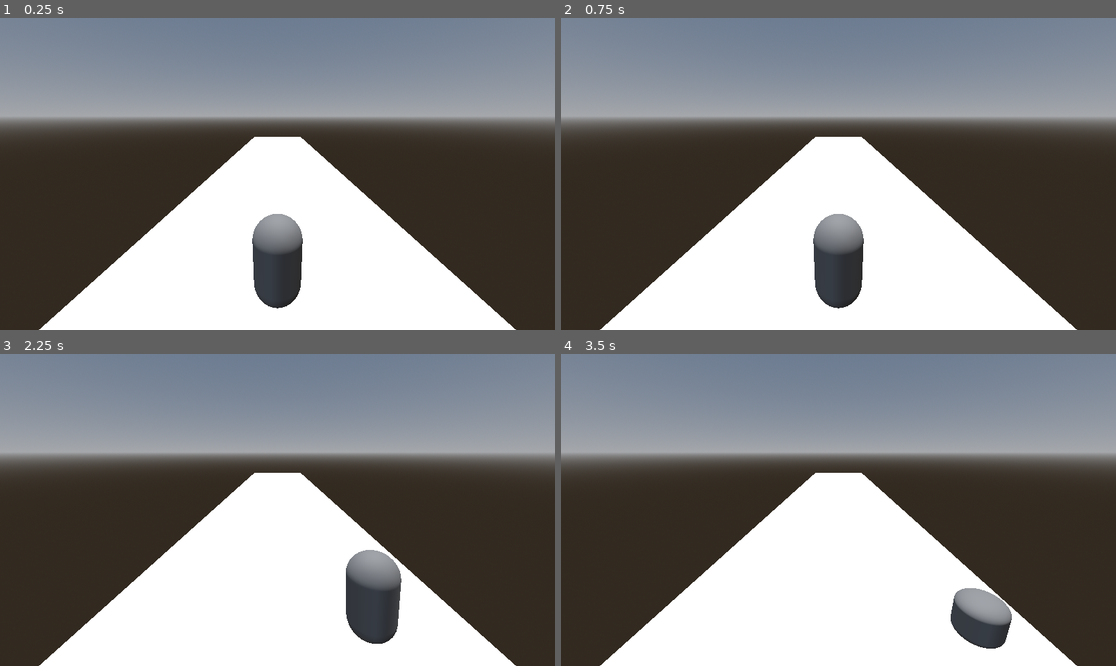
Above: before the commit, frames 1-4 (two rows, left to right).
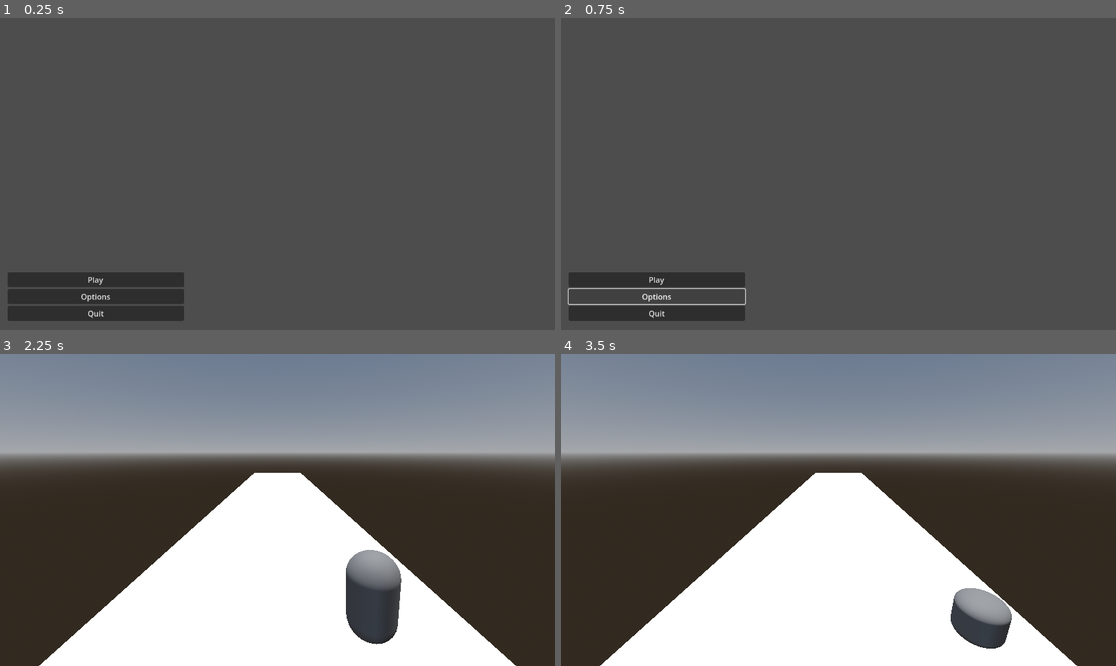
Above: after the commit, the same moments.

Repository: leoag3/projIndaGameLL
Game: Godot game, scene res://StartMenu.tscn
The game is run twice, just before and just after one commit, with the same random seed, the same clock (stepped at 60 frames per second) and the same inputs. Before the commit the project starts from res://scene.tscn.
Inputs (mouse positions are in pixels of both pictures, inside the frame that each line leads up to):
- Up to frame 1 (0.25 s): no input
- Up to frame 2 (0.75 s): click (655, 295) at 0.5 s, where only the run after the commit has a clickable "Options"
- Up to frame 3 (2.25 s): click (94, 616) at 1.25 s, where only the run after the commit has a clickable "Play"; tap Enter at 2 s; hold Right (ui_right) from 2.03 s (still down)
- Up to frame 4 (3.5 s): release Right (ui_right) at 2.78 s; hold Down (ui_down) from 2.78 s (still down)

The runs differ from the first frame. In frame 1, 95% of the frame differs, in the area x 0-100%, y 0-100%; in frame 2, 95%; in frame 3, less than 0.1%; in frame 4, less than 0.1%.

Commit message:
Add start menu with some functionality

Diff:
--- /dev/null
+++ b/StartMenu.tscn
@@ -0,0 +1,47 @@
+[gd_scene load_steps=3 format=3 uid="uid://wqwvtvb26qs5"]
+
+[ext_resource type="Script" uid="uid://dicp8e1w542c0" path="res://start_menu.gd" id="1_d3352"]
+
+[sub_resource type="GDScript" id="GDScript_ufv5y"]
+script/source = "extends Button
+
+func _ready():
+	pass
+
+func _on_Start_pressed():
+	get_tree().change_scene(\"res://scene.tscn\")
+"
+
+[node name="StartMenu" type="Control"]
+layout_mode = 3
+anchors_preset = 2
+anchor_top = 1.0
+anchor_bottom = 1.0
+grow_vertical = 0
+script = ExtResource("1_d3352")
+
+[node name="VBoxContainer" type="VBoxContainer" parent="."]
+layout_mode = 1
+anchors_preset = 2
+anchor_top = 1.0
+anchor_bottom = 1.0
+offset_left = 16.0
+offset_top = -120.0
+offset_right = 382.0
+offset_bottom = -19.0
+grow_vertical = 0
+
+[node name="Start" type="Button" parent="VBoxContainer"]
+layout_mode = 2
+text = "Play"
+script = SubResource("GDScript_ufv5y")
+
+[node name="Options" type="Button" parent="VBoxContainer"]
+layout_mode = 2
+text = "Options"
+
+[node name="Quit" type="Button" parent="VBoxContainer"]
+layout_mode = 2
+text = "Quit"
+
+[connection signal="pressed" from="VBoxContainer/Start" to="." method="_on_start_pressed"]
--- a/floorShape.tres
+++ b/floorShape.tres
@@ -1,4 +1,4 @@
 [gd_resource type="BoxShape3D" format=3 uid="uid://b52r1je4kbpem"]
 
 [resource]
-size = Vector3(10, 0.15, 50)
+size = Vector3(10, 0.15, 49.6924)
--- a/project.godot
+++ b/project.godot
@@ -11,7 +11,7 @@
 [application]
 
 config/name="ProjIndaSubwaysurf"
-run/main_scene="uid://c45kjfv7lfn47"
+run/main_scene="uid://wqwvtvb26qs5"
 config/features=PackedStringArray("4.4", "Forward Plus")
 config/icon="res://icon.svg"
 
--- a/scene.tscn
+++ b/scene.tscn
@@ -1,7 +1,8 @@
-[gd_scene load_steps=10 format=3 uid="uid://c45kjfv7lfn47"]
+[gd_scene load_steps=11 format=3 uid="uid://c45kjfv7lfn47"]
 
 [ext_resource type="Script" uid="uid://cbknj1xk2qchv" path="res://playerController.gd" id="1_ulcgi"]
 [ext_resource type="Shape3D" uid="uid://b52r1je4kbpem" path="res://floorShape.tres" id="2_nxogm"]
+[ext_resource type="Script" uid="uid://dpjfxc8ewyqiv" path="res://Police.gd" id="3_3253y"]
 
 [sub_resource type="CapsuleMesh" id="CapsuleMesh_drvgu"]
 
@@ -52,3 +53,8 @@
 
 [node name="WorldEnvironment" type="WorldEnvironment" parent="."]
 environment = SubResource("Environment_nxogm")
+
+[node name="Node3D" type="Node3D" parent="."]
+
+[node name="MeshInstance3D" type="MeshInstance3D" parent="Node3D"]
+script = ExtResource("3_3253y")
--- /dev/null
+++ b/start_menu.gd
@@ -0,0 +1,5 @@
+extends Control
+
+
+func _on_start_pressed() -> void:
+	get_tree().change_scene_to_file("res://scene.tscn")
Not shown, added: start_menu.gd.uid
